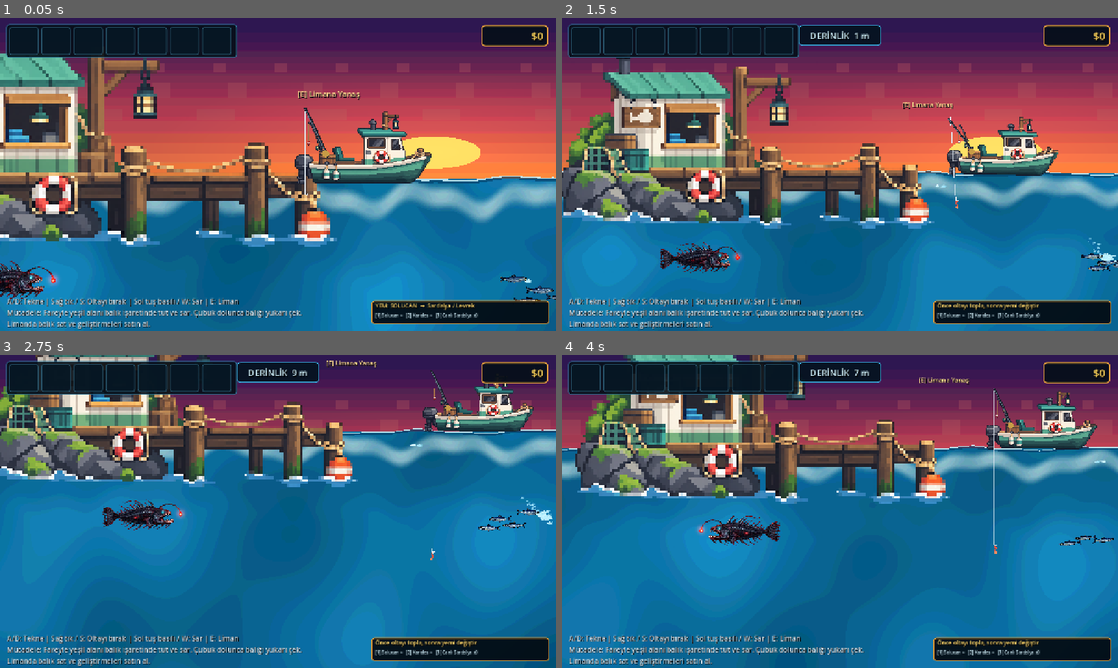
Above: before the commit, frames 1-4 (two rows, left to right).
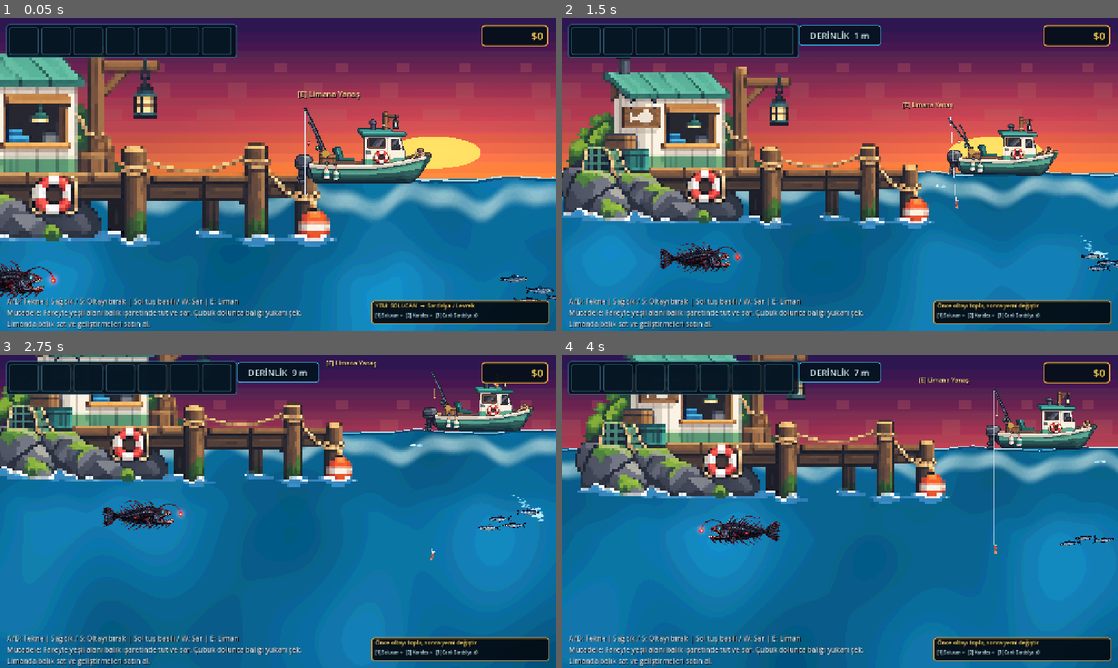
Above: after the commit, the same moments.

Repository: mirackayademir/TinyFisher
Game: Godot game, scene res://scenes/world.tscn
Two runs of this game, one before a commit and one after it. Both use one fixed random seed, a clock stepped at 60 frames per second and the inputs below.
Inputs (mouse positions are in pixels of both pictures, inside the frame that each line leads up to):
- Up to frame 1 (0.05 s): no input
- Up to frame 2 (1.5 s): tap Enter at 0.5 s; move the mouse to (962, 158) at 0.52 s; hold D (move_right) 0.53-1.28 s; tap E (dock) at 0.6 s; click (962, 158) at 0.67 s; move the mouse to (728, 190) at 1.27 s; hold S from 1.28 s (still down); tap 1 at 1.35 s
- Up to frame 3 (2.75 s): move the mouse to (333, 442) at 2.02 s; release S at 2.03 s; hold D (move_right) from 2.03 s (still down); tap 2 at 2.1 s
- Up to frame 4 (4 s): move the mouse to (812, 574) at 2.77 s; release D (move_right) at 2.78 s; hold W 2.78-3.53 s; tap 3 at 2.85 s; click (812, 574) at 2.92 s; move the mouse to (1006, 558) at 3.52 s; hold A (move_left) from 3.53 s (still down); tap E (dock) at 3.6 s

The runs differ from the first frame. In frame 1, less than 0.1% of the frame differs, in the area x 93-96%, y 82-85%; in frame 2, 0.1%; in frame 3, 0.2%, in the area x 86-100%, y 44-57%; in frame 4, less than 0.1%.

Commit message:
Fix Leviathan bubbles to follow visible tail

Diff:
--- a/scenes/abyssal_leviathan_runtime.gd
+++ b/scenes/abyssal_leviathan_runtime.gd
@@ -2,7 +2,7 @@
 
 # Leviathan test runtime.
 # 6. madde: kabarcik + su izi.
-# V5: Efektler, oyunda teknenin kopugunde zaten calisan CPUParticles2D sistemiyle uretilir.
+# V6: Parcaciklar texture'in tum canvasina gore degil, gorunen alpha sinirindaki gercek kuyruga baglanir.
 # Boss/yem/UI sistemlerine dokunulmaz.
 
 const FISH_TYPE: String = "Abyssal Leviathan"
@@ -14,6 +14,7 @@
 const TEST_BOAT_OFFSET_X: float = 850.0
 const TEST_DEPTH_Y: float = 600.0
 const RETRY_SECONDS: float = 0.5
+const FALLBACK_TAIL_DISTANCE: float = 235.0
 
 var _texture: Texture2D = null
 var _world: Node2D = null
@@ -25,6 +26,8 @@
 
 var _wake_particles: CPUParticles2D = null
 var _bubble_particles: CPUParticles2D = null
+var _tail_anchor_sprite_local: Vector2 = Vector2.ZERO
+var _tail_anchor_ready: bool = false
 
 
 func _ready() -> void:
@@ -109,7 +112,7 @@
 	_spawned = true
 
 	print("LEVIATHAN TEST SPAWN OK: ", fish.global_position)
-	print("LEVIATHAN EFFECT 6 V5 ACTIVE: CPU PARTICLES")
+	print("LEVIATHAN EFFECT 6 V6 ACTIVE: VISIBLE-TAIL ANCHOR")
 
 
 func _configure_visual(fish: Area2D) -> void:
@@ -122,6 +125,7 @@
 	sprite.texture_filter = CanvasItem.TEXTURE_FILTER_NEAREST
 	sprite.scale = Vector2(0.34, 0.34)
 	sprite.z_index = 0
+	_cache_tail_anchor(sprite)
 
 	# fish.gd bilinmeyen turu Sardalya gorseline cevirmesin.
 	fish.set("last_visual_type", FISH_TYPE)
@@ -140,6 +144,42 @@
 		var rect: RectangleShape2D = collision.shape as RectangleShape2D
 		if rect != null:
 			rect.size = Vector2(560.0, 170.0)
+
+
+func _cache_tail_anchor(sprite: Sprite2D) -> void:
+	_tail_anchor_ready = false
+	_tail_anchor_sprite_local = Vector2.ZERO
+
+	if sprite.texture == null:
+		return
+
+	var image: Image = sprite.texture.get_image()
+	if image == null or image.is_empty():
+		return
+
+	# get_used_rect(), bos/transparent canvas'i atip sadece gorunen piksellerin sinirini verir.
+	# Leviathan gorselinin dogal halinde kafa solda, kuyruk sagda.
+	var used_rect: Rect2i = image.get_used_rect()
+	if used_rect.size.x <= 0 or used_rect.size.y <= 0:
+		return
+
+	var texture_size: Vector2 = Vector2(
+		float(sprite.texture.get_width()),
+		float(sprite.texture.get_height())
+	)
+
+	var tail_pixel: Vector2 = Vector2(
+		float(used_rect.position.x + used_rect.size.x - 1),
+		float(used_rect.position.y) + float(used_rect.size.y) * 0.52
+	)
+
+	if sprite.centered:
+		tail_pixel -= texture_size * 0.5
+
+	_tail_anchor_sprite_local = tail_pixel + sprite.offset
+	_tail_anchor_ready = true
+
+	print("LEVIATHAN GERCEK KUYRUK ANCHOR HAZIR: ", _tail_anchor_sprite_local)
 
 
 func _setup_particle_effects() -> void:
@@ -187,6 +227,30 @@
 	_update_particle_effects()
 
 
+func _get_tail_anchor_on_leviathan() -> Vector2:
+	if not is_instance_valid(_leviathan) or not is_instance_valid(_sprite):
+		return Vector2.ZERO
+
+	# Guvenli fallback: texture'in tum genisligini kullanma. Buyuk transparent canvas
+	# kabarcigi yuzlerce piksel oteye tasiyordu.
+	if not _tail_anchor_ready:
+		var fallback_side: float = -1.0 if _sprite.flip_h else 1.0
+		return Vector2(FALLBACK_TAIL_DISTANCE * fallback_side, 8.0)
+
+	var sprite_local_anchor: Vector2 = _tail_anchor_sprite_local
+
+	# Sprite2D.flip_h node transformunu degistirmez; goruntu cizimini aynalar.
+	# Bu yuzden kuyruk anchor'ini da elle aynaliyoruz.
+	if _sprite.flip_h:
+		sprite_local_anchor.x = -sprite_local_anchor.x
+	if _sprite.flip_v:
+		sprite_local_anchor.y = -sprite_local_anchor.y
+
+	# Sprite'in scale/rotation/position degerlerini hesaba katip gercek dunya noktasini bul.
+	var global_anchor: Vector2 = _sprite.to_global(sprite_local_anchor)
+	return _leviathan.to_local(global_anchor)
+
+
 func _update_particle_effects() -> void:
 	if not is_instance_valid(_leviathan) or not is_instance_valid(_sprite):
 		return
@@ -198,12 +262,10 @@
 	# Gorselin dogal halinde kafa solda, kuyruk sagda.
 	# flip_h oldugunda kuyruk sola gecer.
 	var tail_side: float = -1.0 if _sprite.flip_h else 1.0
-	var visual_width: float = float(_sprite.texture.get_width()) * absf(_sprite.scale.x)
-	var tail_x: float = visual_width * 0.47 * tail_side
-	var tail_y: float = 8.0
-
-	_wake_particles.position = Vector2(tail_x, tail_y)
-	_bubble_particles.position = Vector2(tail_x, tail_y - 2.0)
+	var tail_anchor: Vector2 = _get_tail_anchor_on_leviathan()
+
+	_wake_particles.position = tail_anchor
+	_bubble_particles.position = tail_anchor + Vector2(0.0, -2.0)
 
 	# Parcalar kuyruktan geriye dogru akar.
 	_wake_particles.direction = Vector2(tail_side, 0.03)
